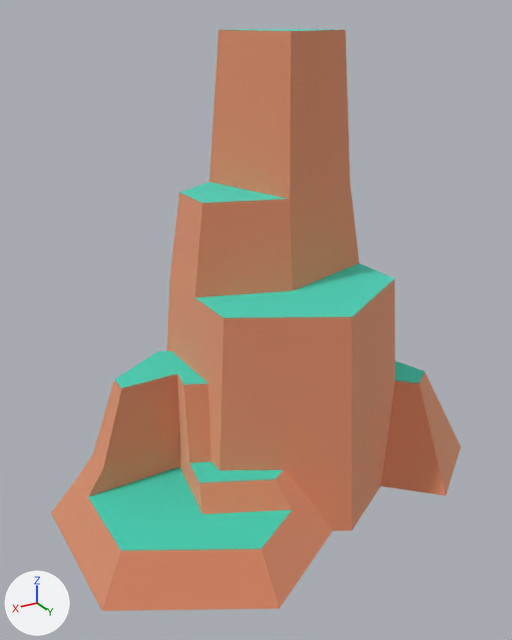
One commit to the glTF model models/act3/ember-ridge/rock-tall.glb: the scene before it, then after it.
Rendered twice from a 50 mm lens placed at (0.763, 1.188, 0.974), pointed at (0.052, 0.002, 0.381). Arrows for +X, +Y and +Z are at lower left; the lights stay in place. The picture after the commit comes second.

Objects in the first picture: 'rock_tallA'.
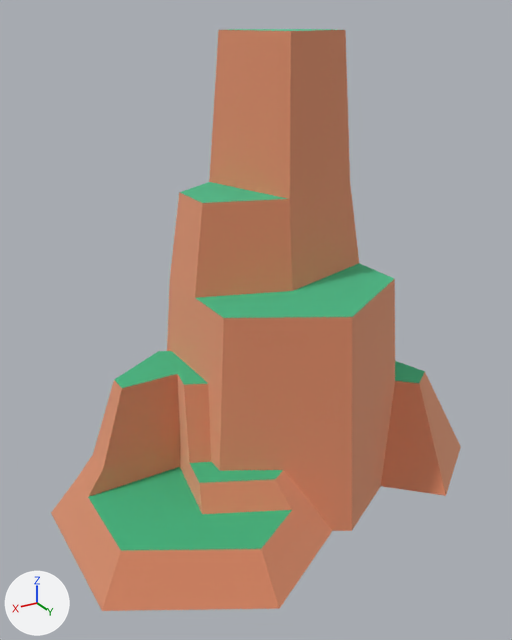
Edits to the bpy script that builds the scene:
```text
Change mat_grass:
    mat_grass.base_color: (0.173, 0.847, 0.722) -> (0.163, 0.713, 0.436)  # cyan #73eddd -> green #70dcb0
```

Changed parts and their boxes (x1, y1, x2, y2) in the pictures (512 x 640 px):
'rock_tallA', recoloured: (86, 29, 426, 553) in both
